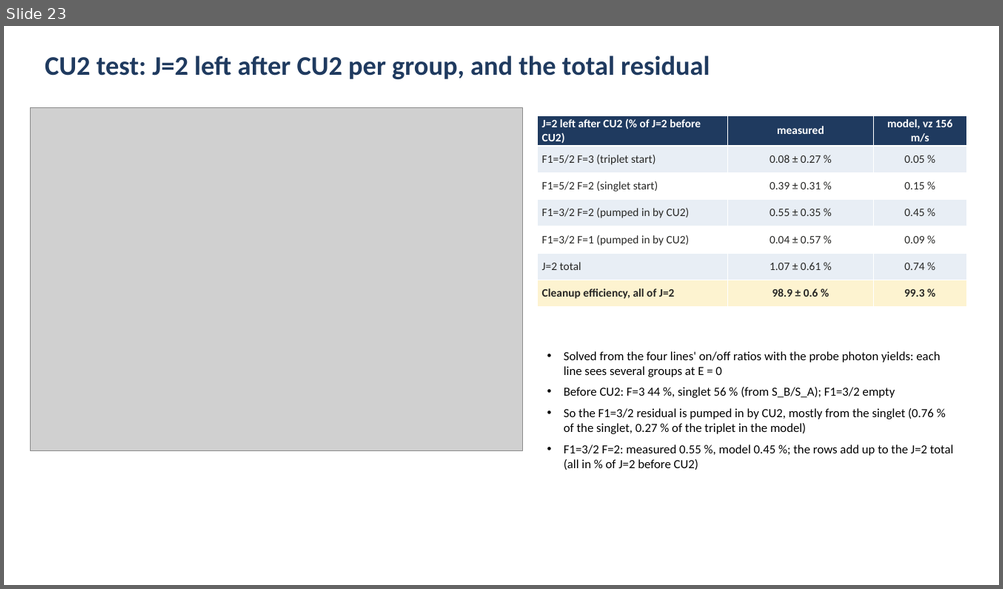
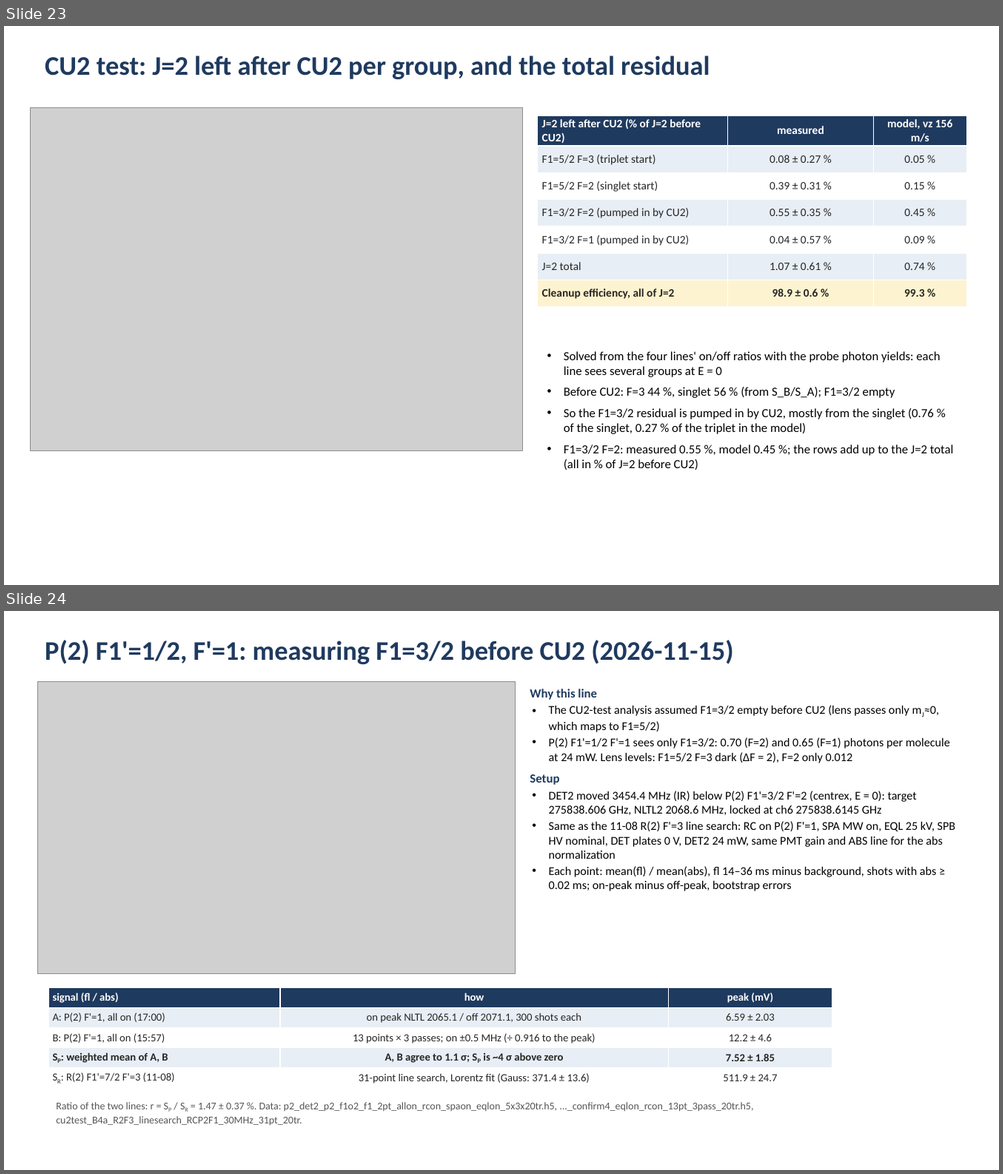
Before and after one commit to yyhshdu1/CeNTREX_state_cleanup_new, a slide deck: CU2_state_cleanup_group_meeting_2026-11-04.pptx. Shown one above the other, each under a label of ours: slide 23 before the commit, slides 23 and 24 after it. The pictures are 1003x589 and 1003x1174 pixels, drawn with LibreOffice and Linux fonts; fonts in the diff are those of the drawing; grey boxes stand for pictures. Boxes give left, top, right and bottom in pixels: in the first picture for what was removed or moved away, otherwise in the second. Text is boxed around its words. In the diff, an @@ line names an element or a change of style, - is before the commit and + after.

```diff
--- a/CU2_state_cleanup_group_meeting_2026-11-04.pptx
+++ b/CU2_state_cleanup_group_meeting_2026-11-04.pptx
@@ slide 24 added at (4,611,999,1170), background #FFFFFF @@
@@ text added at (45,640,733,664), 26 pt, text #1F3A5F, bold @@
+P(2) F1'=1/2, F'=1: measuring F1=3/2 before CU2 (2026-11-15)
@@ picture added at (37,682,515,974) @@
@@ text added at (529,689,955,891), 11.5 pt, text #000000 @@
+Why this line
+• The CU2-test analysis assumed F1=3/2 empty before CU2 (lens passes only mJ≈0, which maps to F1=5/2)
+• P(2) F1'=1/2 F'=1 sees only F1=3/2: 0.70 (F=2) and 0.65 (F=1) photons per molecule at 24 mW. Lens levels: F1=5/2 F=3 dark (ΔF = 2), F=2 only 0.012
+Setup
+• DET2 moved 3454.4 MHz (IR) below P(2) F1'=3/2 F'=2 (centrex, E = 0): target 275838.606 GHz, NLTL2 2068.6 MHz, locked at ch6 275838.6145 GHz
+• Same as the 11-08 R(2) F'=3 line search: RC on P(2) F'=1, SPA MW on, EQL 25 kV, SPB HV nominal, DET plates 0 V, DET2 24 mW, same PMT gain and ABS line for the abs normalization
+• Each point: mean(fl) / mean(abs), fl 14–36 ms minus background, shots with abs ≥ 0.02 ms; on-peak minus off-peak, bootstrap errors
@@ table added at (48,988,832,1088), 5 rows, 3 columns @@
+signal (fl / abs) | how | peak (mV)
+A: P(2) F'=1, all on (17:00) | on peak NLTL 2065.1 / off 2071.1, 300 shots each | 6.59 ± 2.03
+B: P(2) F'=1, all on (15:57) | 13 points × 3 passes; on ±0.5 MHz (÷ 0.916 to the peak) | 12.2 ± 4.6
+SP: weighted mean of A, B | A, B agree to 1.1 σ; SP is ~4 σ above zero | 7.52 ± 1.85
+SR: R(2) F1'=7/2 F'=3 (11-08) | 31-point line search, Lorentz fit (Gauss: 371.4 ± 13.6) | 511.9 ± 24.7
@@ text added at (56,1102,753,1125), 10 pt, text #555555 @@
+Ratio of the two lines: r = SP / SR = 1.47 ± 0.37 %. Data: p2_det2_p2_f1o2_f1_2pt_allon_rcon_spaon_eqlon_5x3x20tr.h5, ..._confirm4_eqlon_rcon_13pt_3pass_20tr.h5, cu2test_B4a_R2F3_linesearch_RCP2F1_30MHz_31pt_20tr.
```
Also in this commit, not shown: 4 other slides added.
